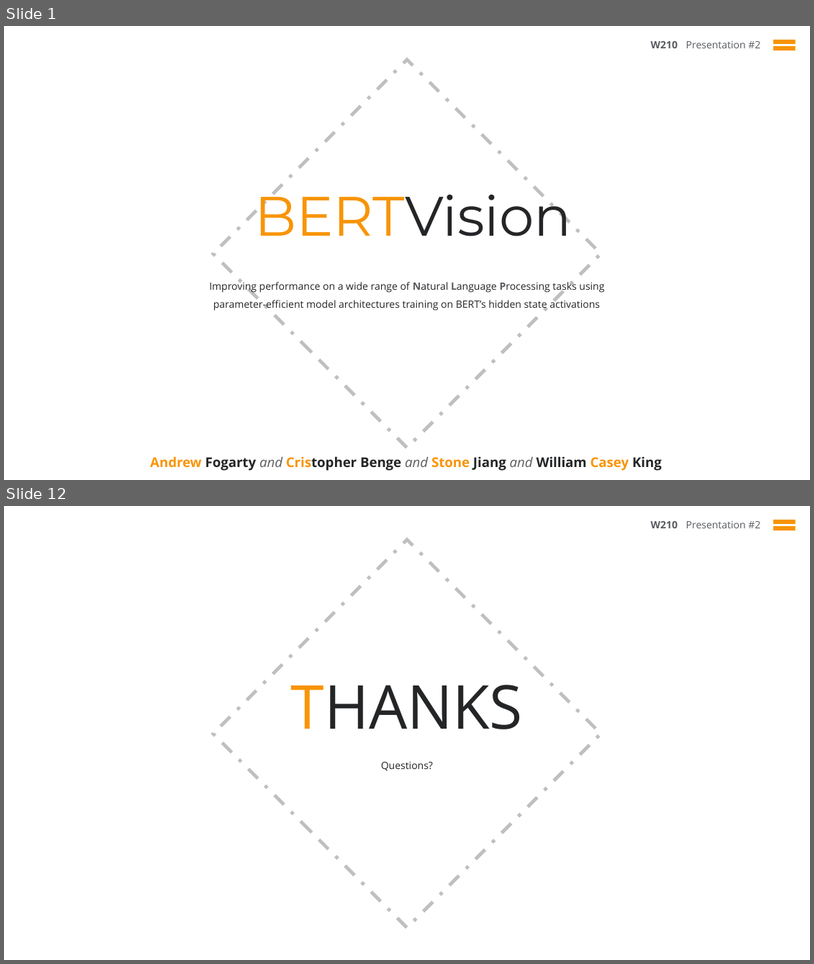
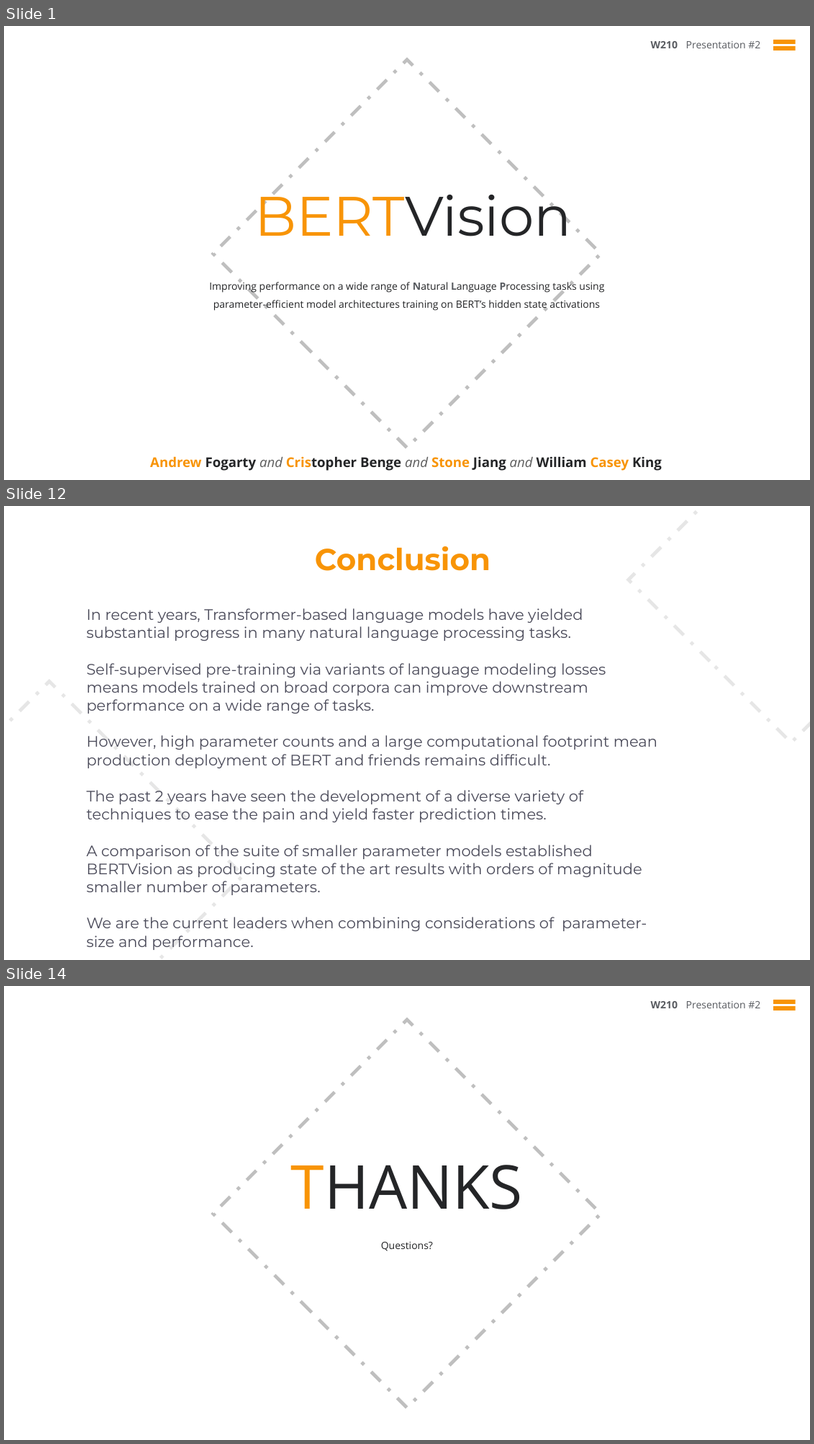
Before and after one commit to cbenge509/BERTVision, a slide deck: presentation/capstone/week_10/capstone__jiang_benge_fogarty_king__week_10.pptx. Shown one above the other, each under a label of ours: slides 1 and 12 before the commit, slides 1, 12 and 14 after it; the slides between them are not shown. The pictures are 814x964 and 814x1444 pixels, drawn with LibreOffice and Linux fonts; fonts in the diff are those of the drawing; background and template pictures are left out. Boxes give left, top, right and bottom in pixels: in the first picture for what was removed or moved away, otherwise in the second. Text is boxed around its words. In the diff, an @@ line names an element or a change of style, - is before the commit and + after.

```diff
--- a/presentation/capstone/week_10/capstone__jiang_benge_fogarty_king__week_10.pptx
+++ b/presentation/capstone/week_10/capstone__jiang_benge_fogarty_king__week_10.pptx
@@ slide 12 added at (4,506,810,960), background #FFFFFF @@
@@ rectangle added at (629,506,810,743), outline #E6E6E6 4 pt dashed @@
@@ text added at (315,546,491,571), 36 pt, text #F89406, bold @@
+Conclusion
@@ text added at (87,608,658,950), 18 pt, text #4B4B5A @@
+In recent years, Transformer-based language models have yielded substantial progress in many natural language processing tasks.
+Self-supervised pre-training via variants of language modeling losses means models trained on broad corpora can improve downstream performance on a wide range of tasks.
+However, high parameter counts and a large computational footprint mean production deployment of BERT and friends remains difficult.
+The past 2 years have seen the development of a diverse variety of techniques to ease the pain and yield faster prediction times.
+A comparison of the suite of smaller parameter models established BERTVision as producing state of the art results with orders of magnitude smaller number of parameters.
+We are the current leaders when combining considerations of parameter-size and performance.
@@ rectangle added at (4,682,243,960), outline #E6E6E6 4 pt dashed @@
@@ what was slide 12 is now slide 14 @@
```
Also in this commit, not shown: 2 slides changed, 9 other slides added, 8 slides removed, 2 other files.
